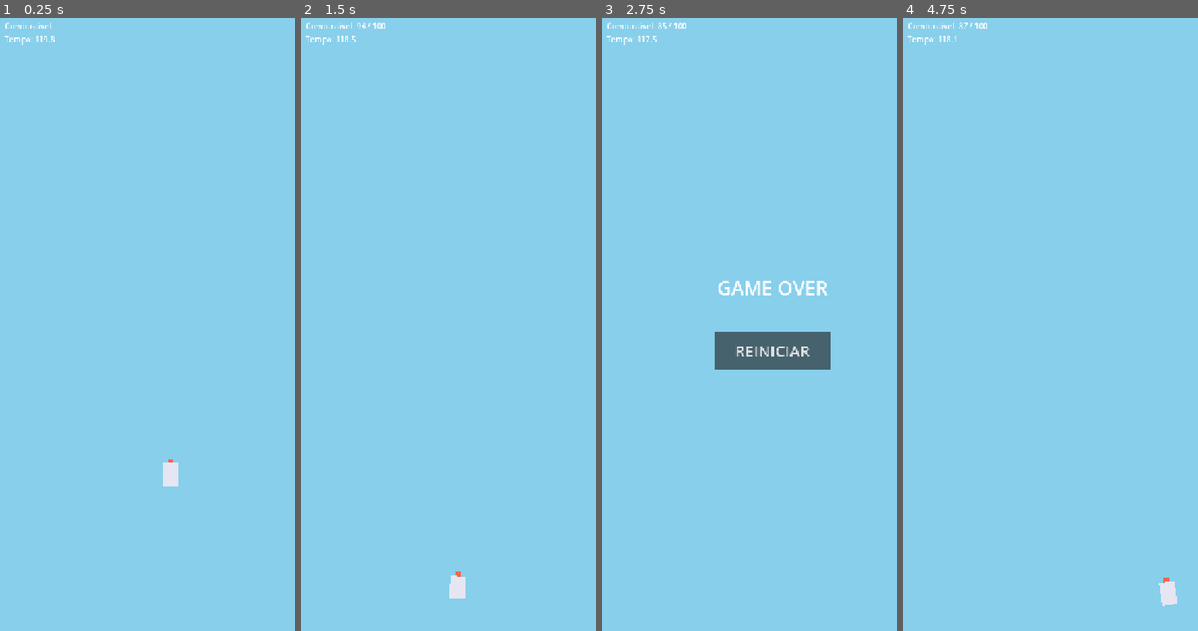
Above: before the commit, frames 1-4 (left to right).
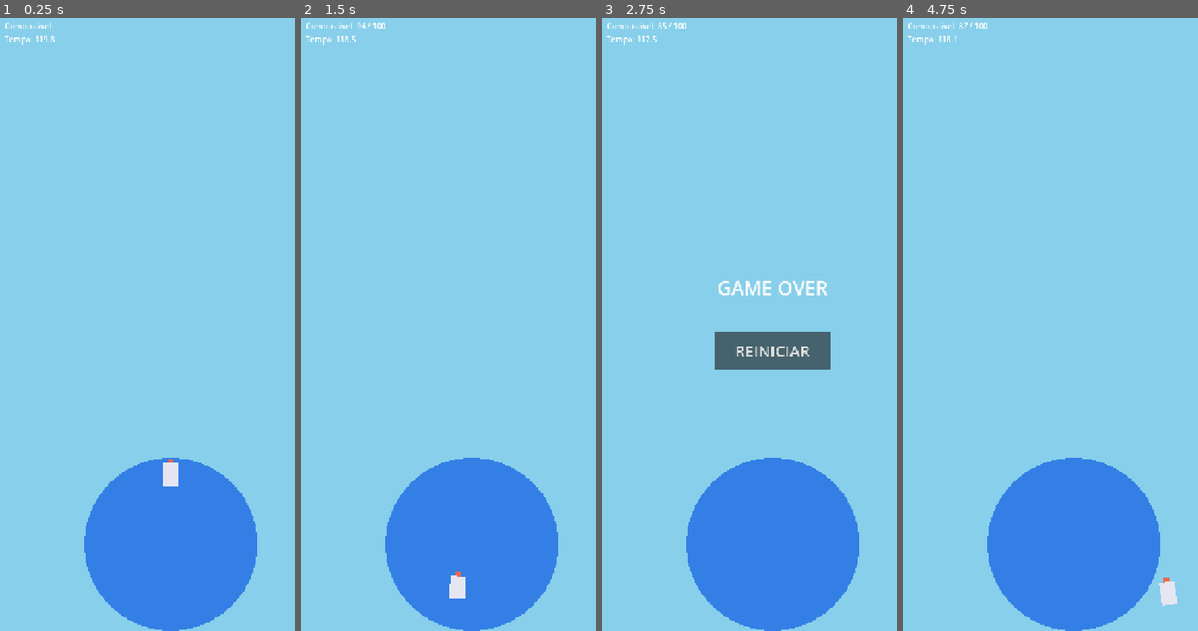
Above: after the commit, the same moments.

Repository: lucasevero/foguete-pra-lua
Game: Godot game, scene res://main.tscn
Two runs of this game, one before a commit and one after it. Both use one fixed random seed, a clock stepped at 60 frames per second and the inputs below.
Inputs (mouse positions are in pixels of both pictures, inside the frame that each line leads up to):
- Up to frame 1 (0.25 s): no input
- Up to frame 2 (1.5 s): tap Enter at 0.5 s; move the mouse to (548, 293) at 0.52 s; click (548, 293) at 0.67 s; drag from (401, 355) to (454, 447) at 1.27 s
- Up to frame 3 (2.75 s): move the mouse to (808, 183) at 2.02 s; click (808, 183) at 2.17 s
- Up to frame 4 (4.75 s): click "REINICIAR" at 2.75 s; drag from (1056, 447) to (970, 226) at 3.52 s; move the mouse to (1177, 416) at 4.27 s; click (1177, 416) at 4.42 s

The runs differ from the first frame. In frame 1, 13% of the frame differs, in the area x 28-88%, y 71-100%; in frame 2, 13%; in frame 3, 13%; in frame 4, 13%.

Commit message:
Background layer skeleton: sky gradient, parallax stars, Earth/Moon markers
pickups (Dev C): parallax_bg is now a Node2D composing:
- SkyLayer (CanvasLayer, code-driven gradient Earth->space by altitude)
- Stars (Parallax2D, tileable, alpha fades in as you climb)
- Earth marker at bottom (earth_y) and Moon marker at top (moon_y)

Procedural placeholders (Image-generated star tile + colored discs) so it's
visible now; drop a PNG onto the node's texture to replace (placeholder is
skipped when texture != null). Structure is ready for the pixel art listed in
the Notion "Sprites a Gerar" page.

Verified: imports clean, editor renders without crash, web re-exported.

Co-Authored-By: Claude Opus 4.8 <noreply@anthropic.com>

Diff:
--- a/parallax_bg.gd
+++ b/parallax_bg.gd
@@ -1,15 +1,62 @@
-extends CanvasLayer
-## DONO: Dev C — fundo que transiciona Terra -> espaço -> Lua conforme sobe.
+extends Node2D
+## DONO: Dev C — camadas de fundo. Área: pickups.
+## Céu (gradiente por código) + estrelas (Parallax2D, aparecem no espaço) +
+## marcos Terra (embaixo) e Lua (topo) em Y fixo no mundo.
+##
 ## Escuta GameEvents.altitude_changed (0.0 = Terra, 1.0 = Lua).
+##
+## PLACEHOLDERS PROCEDURAIS: enquanto não chega a pixel art, gera texturas
+## simples em código. Pra usar o sprite real: no editor, arraste o PNG pra
+## `texture` do nó (StarsSprite / Earth / Moon) — o placeholder some sozinho.
 
-@onready var rect: ColorRect = $ColorRect
+@export var earth_sky: Color = Color(0.53, 0.81, 0.92)
+@export var deep_space: Color = Color(0.02, 0.02, 0.08)
+@export var earth_y: float = 1100.0    # deve casar com o início do player
+@export var moon_y: float = -4050.0    # deve casar com moon de game_manager
 
-var earth_sky := Color(0.53, 0.81, 0.92)  # azul celeste
-var deep_space := Color(0.02, 0.02, 0.08) # espaço escuro
+@onready var sky_rect: ColorRect = $SkyLayer/SkyRect
+@onready var stars: Parallax2D = $Stars
+@onready var stars_sprite: Sprite2D = $Stars/StarsSprite
+@onready var earth: Sprite2D = $Earth
+@onready var moon: Sprite2D = $Moon
 
 func _ready() -> void:
 	GameEvents.altitude_changed.connect(_on_altitude_changed)
 
+	if stars_sprite.texture == null:
+		stars_sprite.texture = _make_star_tile(256)
+		stars.repeat_size = Vector2(256, 256)
+	if earth.texture == null:
+		earth.texture = _make_disc(360, Color(0.2, 0.5, 0.9))
+	earth.position = Vector2(360, earth_y)
+	if moon.texture == null:
+		moon.texture = _make_disc(240, Color(0.82, 0.82, 0.86))
+	moon.position = Vector2(360, moon_y)
+
+	_on_altitude_changed(0.0)
+
 func _on_altitude_changed(ratio: float) -> void:
-	# TODO(Dev C): trocar por camadas parallax de pixel art (nuvens, estrelas, lua)
-	rect.color = earth_sky.lerp(deep_space, clampf(ratio, 0.0, 1.0))
+	var r := clampf(ratio, 0.0, 1.0)
+	sky_rect.color = earth_sky.lerp(deep_space, r)
+	stars_sprite.modulate.a = r   # estrelas surgem conforme sobe pro espaço
+
+# --- Placeholders procedurais (remover quando a pixel art entrar) ---
+
+func _make_star_tile(size: int) -> ImageTexture:
+	var img := Image.create(size, size, false, Image.FORMAT_RGBA8)
+	img.fill(Color(0, 0, 0, 0))
+	for i in 70:
+		var b := randf_range(0.6, 1.0)
+		img.set_pixel(randi() % size, randi() % size, Color(b, b, b, 1.0))
+	return ImageTexture.create_from_image(img)
+
+func _make_disc(diameter: int, color: Color) -> ImageTexture:
+	var img := Image.create(diameter, diameter, false, Image.FORMAT_RGBA8)
+	img.fill(Color(0, 0, 0, 0))
+	var radius := diameter / 2.0
+	var center := Vector2(radius, radius)
+	for y in diameter:
+		for x in diameter:
+			if Vector2(x, y).distance_to(center) <= radius - 1.0:
+				img.set_pixel(x, y, color)
+	return ImageTexture.create_from_image(img)
--- a/parallax_bg.tscn
+++ b/parallax_bg.tscn
@@ -2,11 +2,25 @@
 
 [ext_resource type="Script" path="res://parallax_bg.gd" id="1"]
 
-[node name="Background" type="CanvasLayer"]
-layer = -1
+[node name="Background" type="Node2D"]
+z_index = -5
 script = ExtResource("1")
 
-[node name="ColorRect" type="ColorRect" parent="."]
+[node name="SkyLayer" type="CanvasLayer" parent="."]
+layer = -10
+
+[node name="SkyRect" type="ColorRect" parent="SkyLayer"]
 anchor_right = 1.0
 anchor_bottom = 1.0
 color = Color(0.53, 0.81, 0.92, 1)
+
+[node name="Stars" type="Parallax2D" parent="."]
+scroll_scale = Vector2(0.5, 0.5)
+repeat_size = Vector2(256, 256)
+
+[node name="StarsSprite" type="Sprite2D" parent="Stars"]
+centered = false
+
+[node name="Earth" type="Sprite2D" parent="."]
+
+[node name="Moon" type="Sprite2D" parent="."]
--- a/project.godot
+++ b/project.godot
@@ -28,6 +28,6 @@
 
 [rendering]
 
+textures/canvas_textures/default_texture_filter=0
 renderer/rendering_method="gl_compatibility"
 renderer/rendering_method.mobile="gl_compatibility"
-textures/canvas_textures/default_texture_filter=0
Not shown, changed: .claude/devlog/pickups.md
